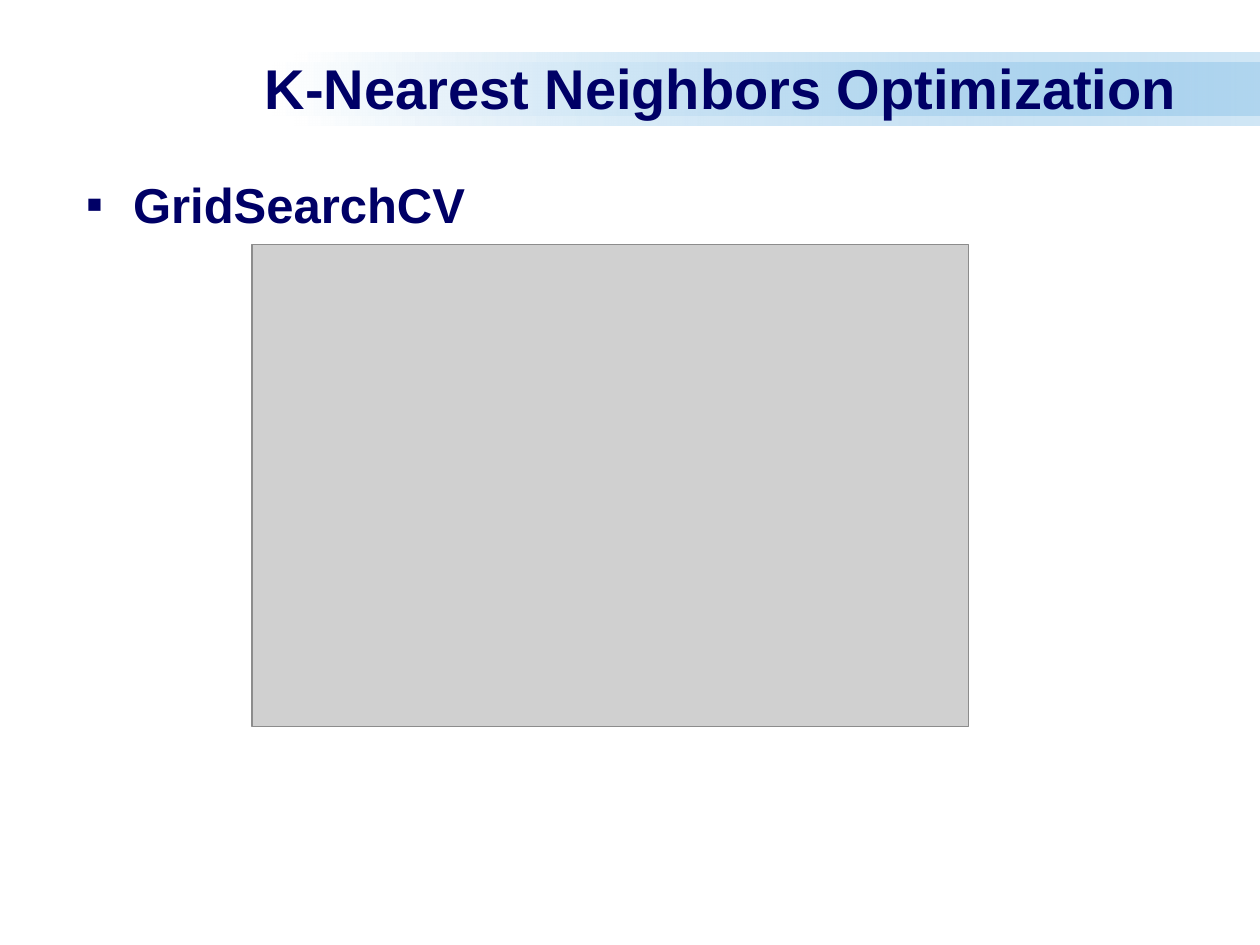
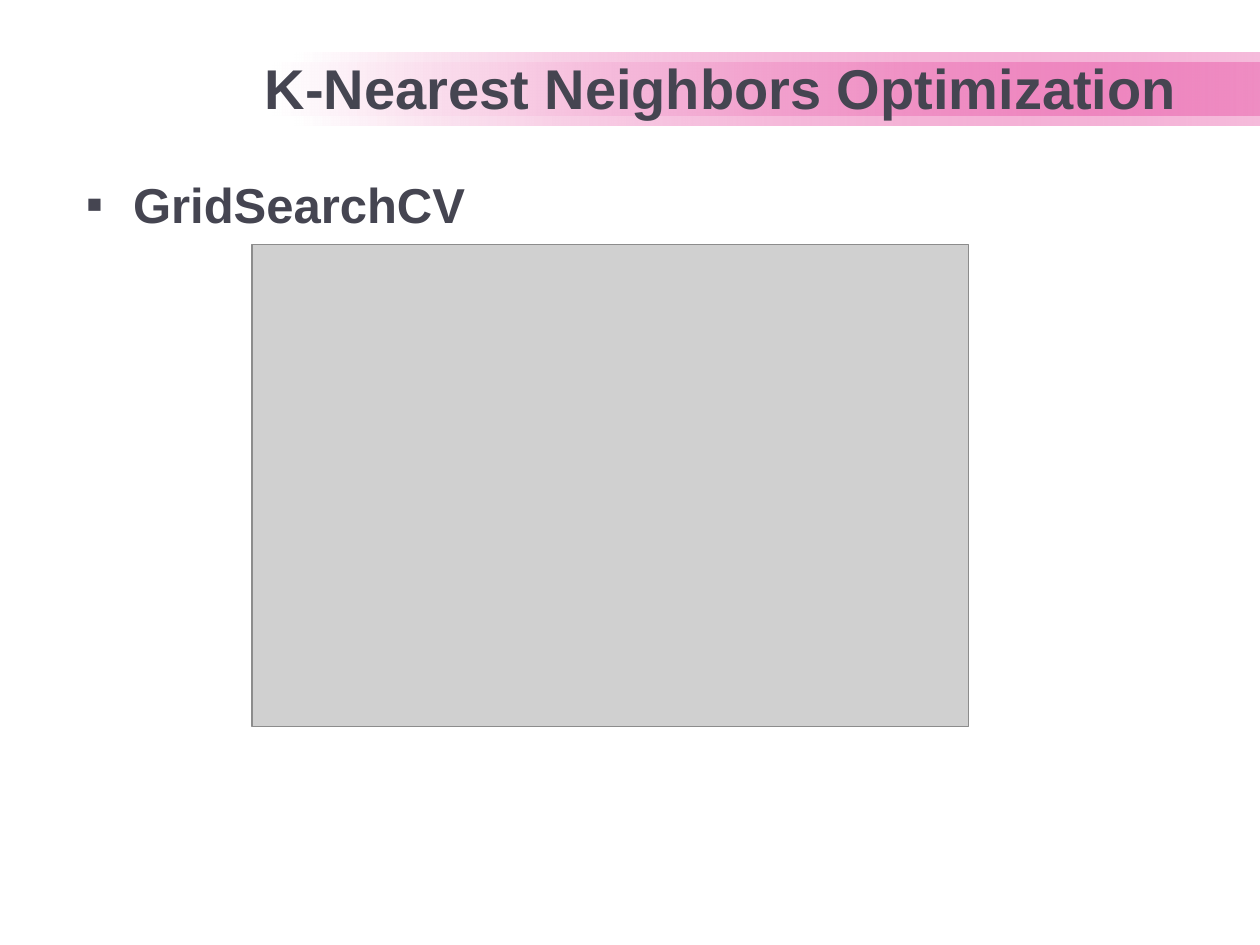
Before and after one commit to tamhuynh92/Machine-Learning-Project, a slide deck: slide 21 of Breast Cancer.ppt. Drawn at 1260x945 pixels with LibreOffice and Linux fonts; fonts in the diff are those of the drawing; grey boxes stand for pictures; background and template pictures are left out. Boxes give left, top, right and bottom in pixels: in the first picture for what was removed or moved away, otherwise in the second. Text is boxed around its words. In the diff, an @@ line names an element or a change of style, - is before the commit and + after.

```diff
--- a/Breast Cancer.ppt
+++ b/Breast Cancer.ppt
@@ title "K-Nearest Neighbors Optimization" at [265, 68, 1176, 120]: text colour #000066 to #454551 @@
@@ rectangle at [294, 53, 1260, 126]: fill gradient #FFFFFF to #6FB4E3 to gradient #FFFFFF to #E32D91 @@
@@ rectangle at [273, 63, 1260, 116]: fill gradient #FFFFFF to #6FB4E3 to gradient #FFFFFF to #E32D91 @@
@@ text "GridSearchCV" at [133, 187, 465, 224]: text colour #000066 to #454551; bullet colour #000066 to #454551 @@
```
Also in this commit, not shown: 21 other slides changed, 4 slides added, 1 slide removed.
